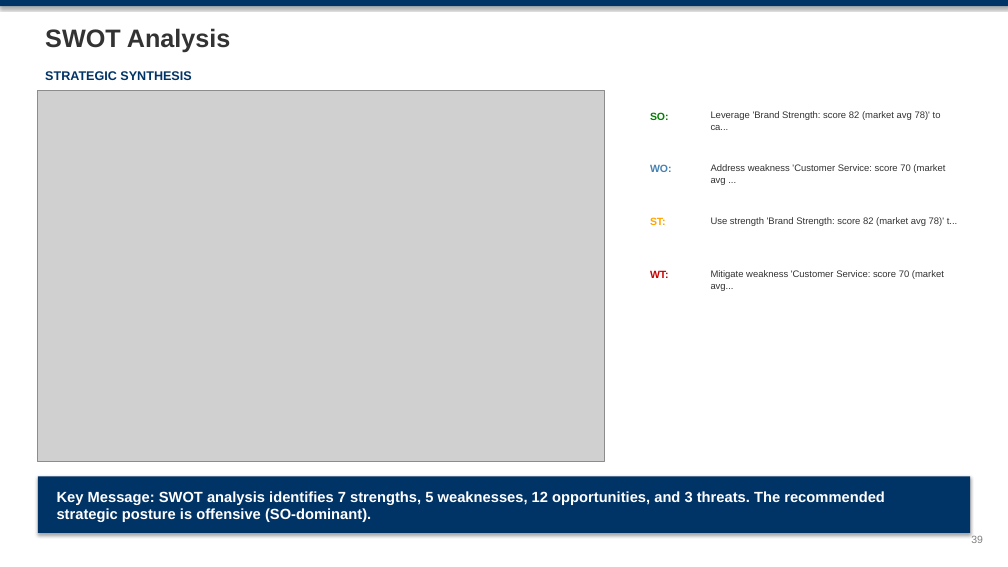
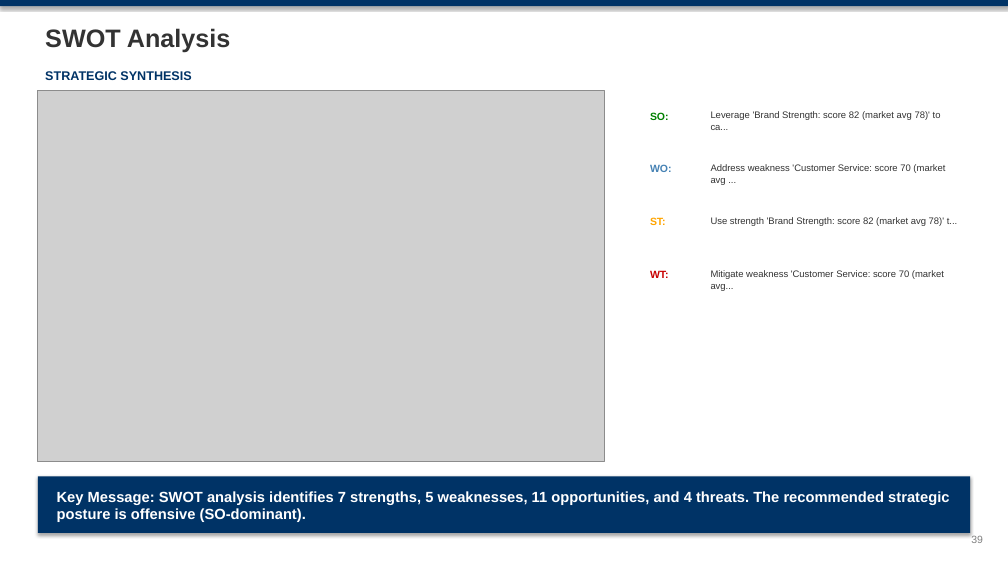
Before and after one commit to mypinseeker/BLM-Financial-Report-Analysis, a slide deck: slide 39 of reports/germany/vodafone_germany/CQ4_2025/blm_vodafone_germany_analysis_cq4_2025.pptx. Drawn at 1008x567 pixels with LibreOffice and Linux fonts; fonts in the diff are those of the drawing; grey boxes stand for pictures. Boxes give left, top, right and bottom in pixels: in the first picture for what was removed or moved away, otherwise in the second. Text is boxed around its words. In the diff, an @@ line names an element or a change of style, - is before the commit and + after.

```diff
--- a/reports/germany/vodafone_germany/CQ4_2025/blm_vodafone_germany_analysis_cq4_2025.pptx
+++ b/reports/germany/vodafone_germany/CQ4_2025/blm_vodafone_germany_analysis_cq4_2025.pptx
@@ text at (57, 491, 949, 522): text changed @@
-Key Message: SWOT analysis identifies 7 strengths, 5 weaknesses, 12 opportunities, and 3 threats. The recommended strategic posture is offensive (SO-dominant).
+Key Message: SWOT analysis identifies 7 strengths, 5 weaknesses, 11 opportunities, and 4 threats. The recommended strategic posture is offensive (SO-dominant).
```
Also in this commit, not shown: 12 other slides changed, 15 other files.
